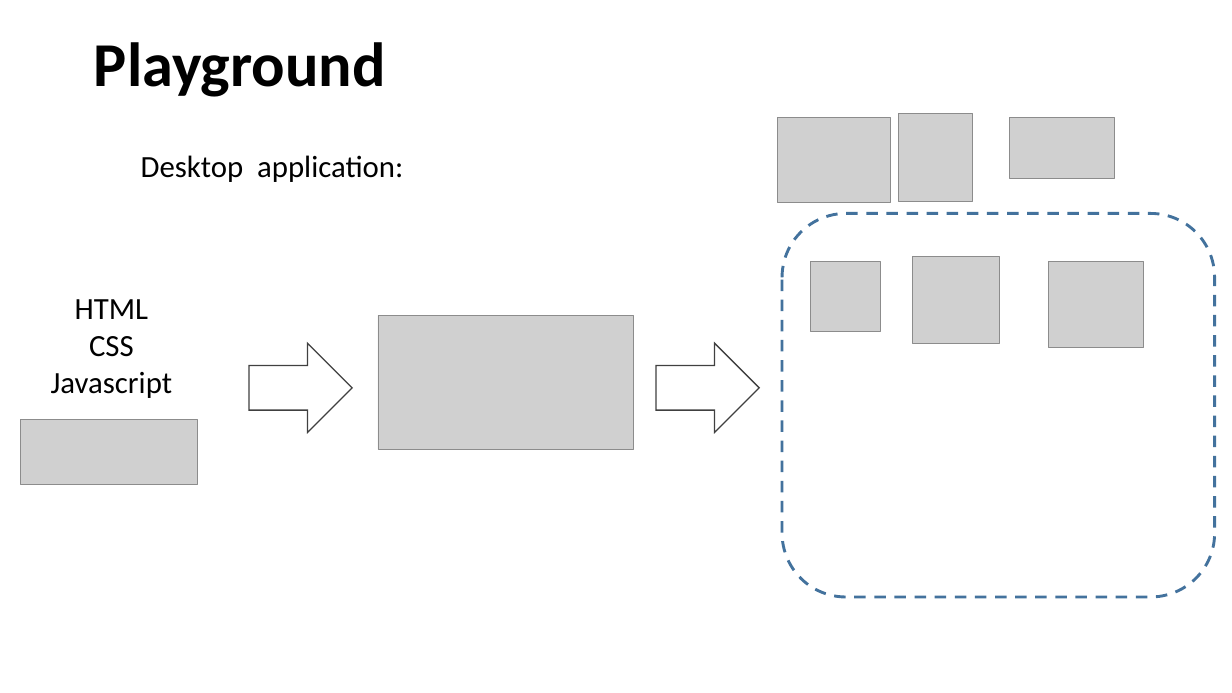
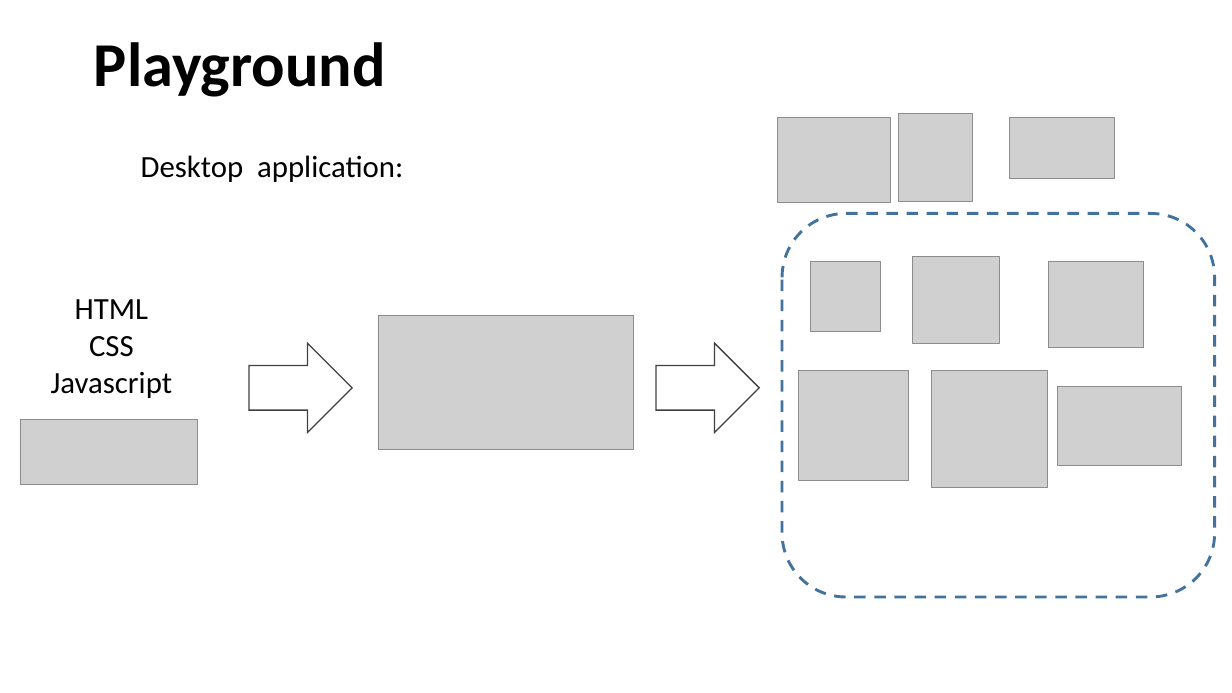
Before and after one commit to LeTranAnhVu/todoapp-express-api, a slide deck: slide 11 of doc/Introduction of Nodejs.pptx. Drawn at 1232x693 pixels with LibreOffice and Linux fonts; fonts in the diff are those of the drawing; grey boxes stand for pictures. Boxes give left, top, right and bottom in pixels: in the first picture for what was removed or moved away, otherwise in the second. Text is boxed around its words. In the diff, an @@ line names an element or a change of style, - is before the commit and + after.

Commit message:
update

```diff
--- a/doc/Introduction of Nodejs.pptx
+++ b/doc/Introduction of Nodejs.pptx
@@ picture added at <box>799,371,909,481</box> @@
@@ picture added at <box>932,371,1048,487</box> @@
@@ picture added at <box>1057,386,1182,466</box> @@
```
